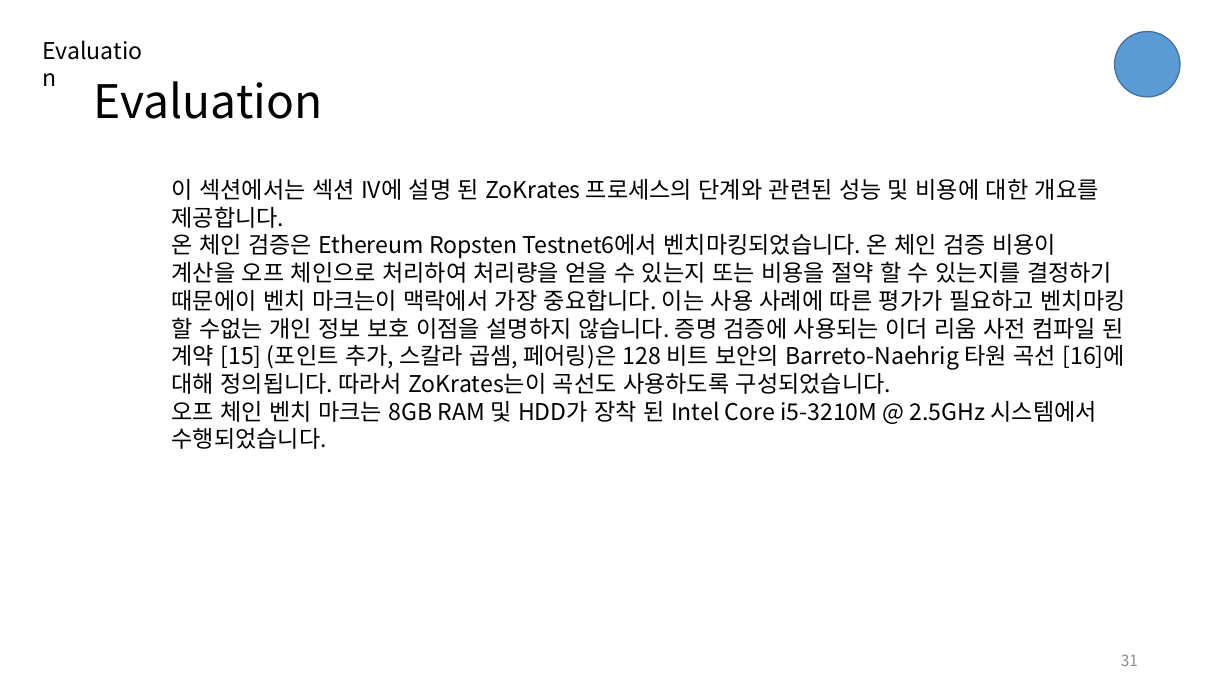
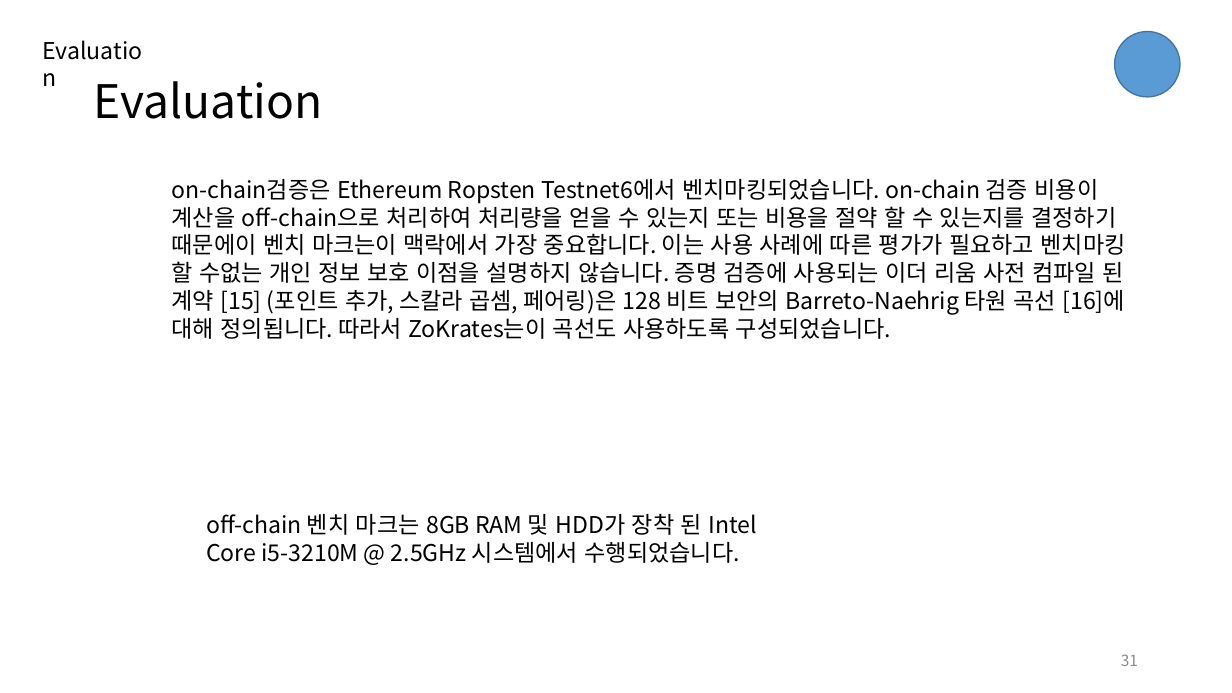
Before and after one commit to djm02309/paper, a slide deck: slide 31 of zokrates/ZoKrates.pptx. Drawn at 1232x693 pixels with LibreOffice and Linux fonts; fonts in the diff are those of the drawing. Boxes give left, top, right and bottom in pixels: in the first picture for what was removed or moved away, otherwise in the second. Text is boxed around its words. In the diff, an @@ line names an element or a change of style, - is before the commit and + after.

```diff
--- a/zokrates/ZoKrates.pptx
+++ b/zokrates/ZoKrates.pptx
@@ text at [172, 179, 1126, 339]: text changed @@
-이 섹션에서는 섹션 IV에 설명 된 ZoKrates 프로세스의 단계와 관련된 성능 및 비용에 대한 개요를 제공합니다.
-온 체인 검증은 Ethereum Ropsten Testnet6에서 벤치마킹되었습니다. 온 체인 검증 비용이 계산을 오프 체인으로 처리하여 처리량을 얻을 수 있는지 또는 비용을 절약 할 수 있는지를 결정하기 때문에이 벤치 마크는이 맥락에서 가장 중요합니다. 이는 사용 사례에 따른 평가가 필요하고 벤치마킹 할 수없는 개인 정보 보호 이점을 설명하지 않습니다. 증명 검증에 사용되는 이더 리움 사전 컴파일 된 계약 [15] (포인트 추가, 스칼라 곱셈, 페어링)은 128 비트 보안의 Barreto-Naehrig 타원 곡선 [16]에 대해 정의됩니다. 따라서 ZoKrates는이 곡선도 사용하도록 구성되었습니다.
-오프 체인 벤치 마크는 8GB RAM 및 HDD가 장착 된 Intel Core i5-3210M @ 2.5GHz 시스템에서 수행되었습니다.
+on-chain검증은 Ethereum Ropsten Testnet6에서 벤치마킹되었습니다. on-chain 검증 비용이 계산을 off-chain으로 처리하여 처리량을 얻을 수 있는지 또는 비용을 절약 할 수 있는지를 결정하기 때문에이 벤치 마크는이 맥락에서 가장 중요합니다. 이는 사용 사례에 따른 평가가 필요하고 벤치마킹 할 수없는 개인 정보 보호 이점을 설명하지 않습니다. 증명 검증에 사용되는 이더 리움 사전 컴파일 된 계약 [15] (포인트 추가, 스칼라 곱셈, 페어링)은 128 비트 보안의 Barreto-Naehrig 타원 곡선 [16]에 대해 정의됩니다. 따라서 ZoKrates는이 곡선도 사용하도록 구성되었습니다.
@@ text added at [206, 513, 758, 563], 18 pt, text #000000 @@
+off-chain 벤치 마크는 8GB RAM 및 HDD가 장착 된 Intel Core i5-3210M @ 2.5GHz 시스템에서 수행되었습니다.
```
Also in this commit, not shown: 24 other slides changed.
